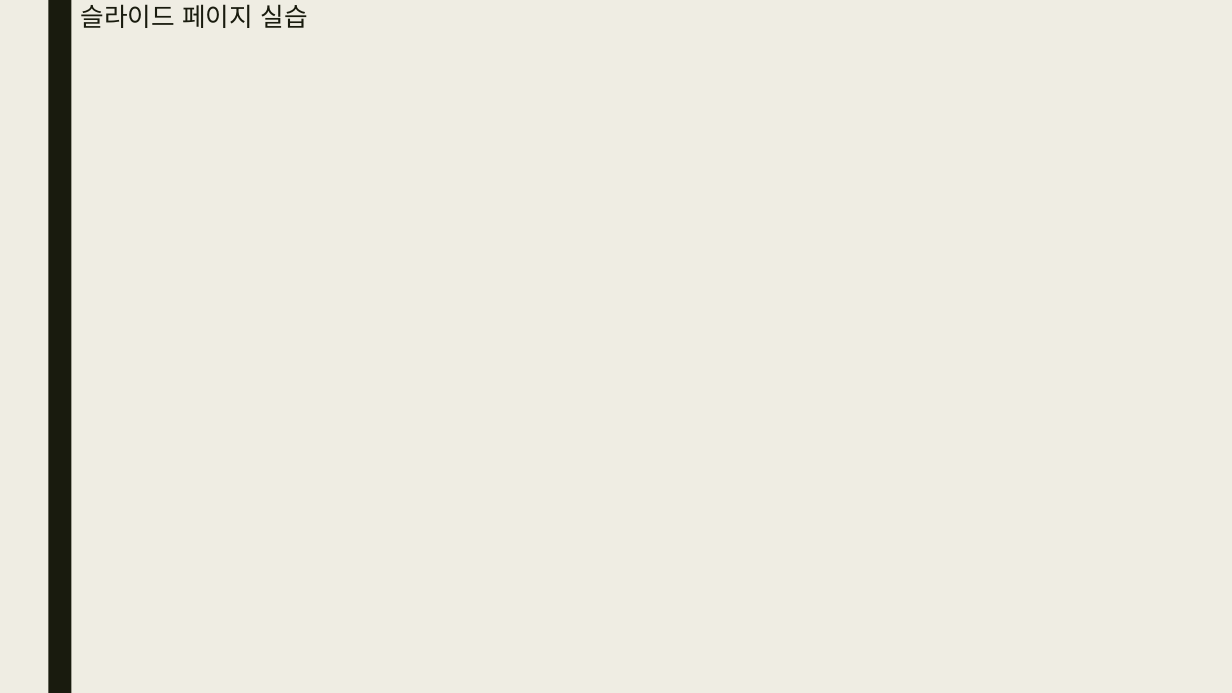
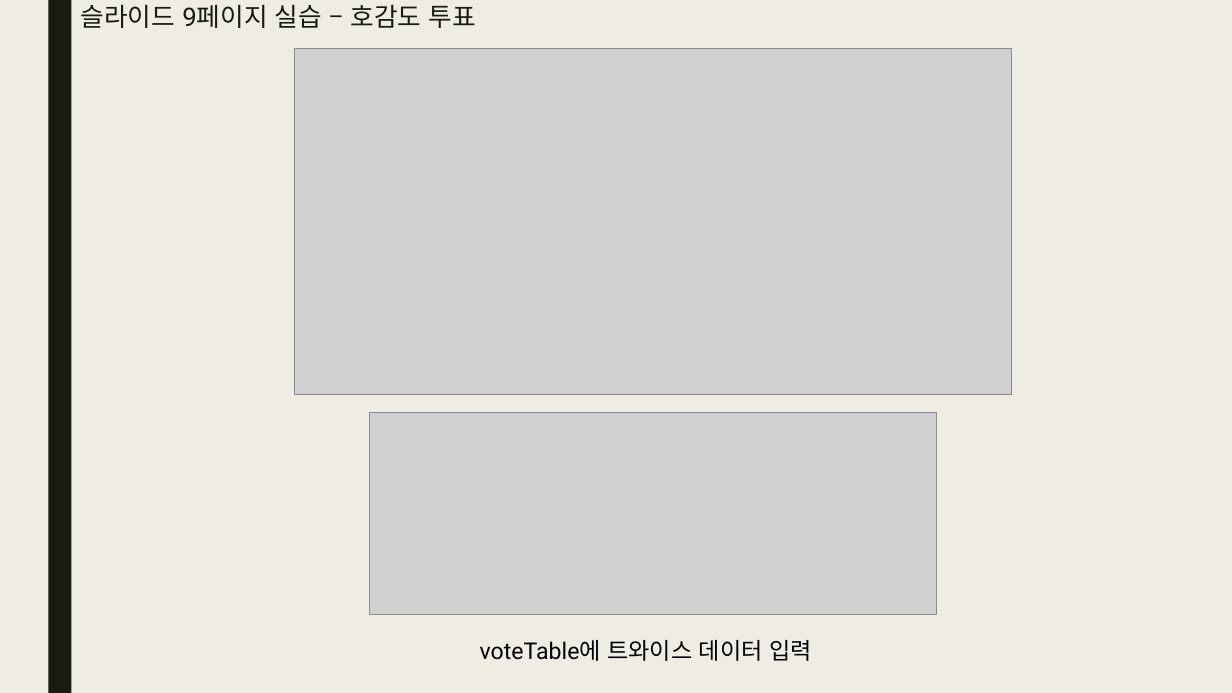
Before and after one commit to bino0130/politec-database, a slide deck: slide 26 of 데이터베이스프로그래밍 과제/20230518 데이터베이스 3강 과제 남정현.pptx. Drawn at 1232x693 pixels with LibreOffice and Linux fonts; fonts in the diff are those of the drawing; grey boxes stand for pictures. Boxes give left, top, right and bottom in pixels: in the first picture for what was removed or moved away, otherwise in the second. Text is boxed around its words. In the diff, an @@ line names an element or a change of style, - is before the commit and + after.

Commit message:
Update 20230518 데이터베이스 3강 과제 남정현.pptx
DB 3강 ppt 과제 업데이트

```diff
--- a/데이터베이스프로그래밍 과제/20230518 데이터베이스 3강 과제 남정현.pptx
+++ b/데이터베이스프로그래밍 과제/20230518 데이터베이스 3강 과제 남정현.pptx
@@ title at [81,4,476,28]: text changed @@
-슬라이드 페이지 실습
+슬라이드 9페이지 실습 – 호감도 투표
@@ picture added at [295,48,1011,395] @@
@@ picture added at [370,413,937,615] @@
@@ text added at [480,640,812,661], 18 pt, text #000000 @@
+voteTable에 트와이스 데이터 입력
```
Also in this commit, not shown: 12 other slides changed, 35 slides added.
